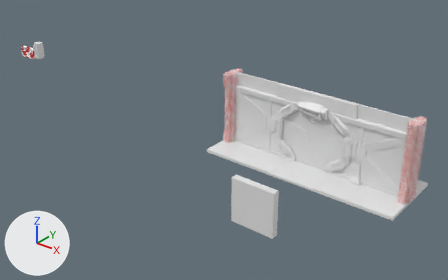
An edit to the Blender file ScifiDoorStart_AddedMainDoorFrame_TopDoorFramePiece.blend, drawn before and after from the same camera.
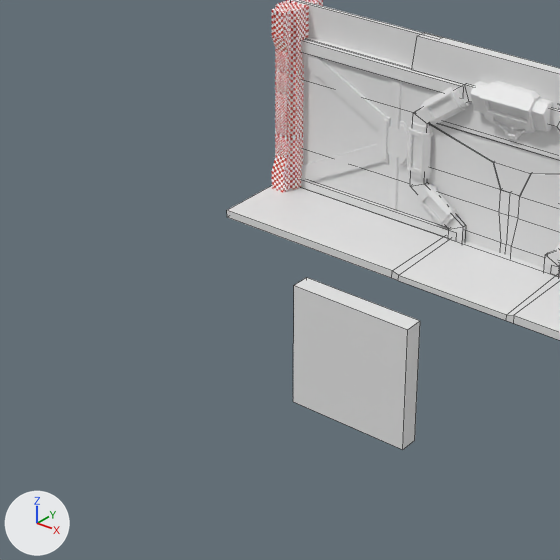
Old and new are each drawn whole from a 50 mm camera at (11.95, -21.04, 12.83) aimed at (-5.02, 0.17, -0.32) and again close up on the part from 27% to 74% of the width and 25% to 100% of the height. Arrows for +X, +Y and +Z are at lower left; the lights stay in place. The close-ups show mesh edges as thin lines.
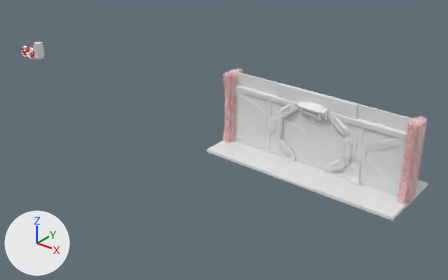
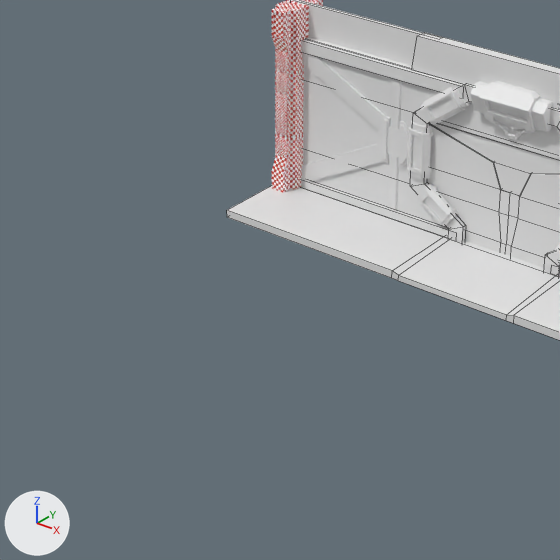
Pixel boxes [x1, y1, x2, y2] of what changed, in the close-ups (560 x 560 px):
'Cube.009', reshaped (not visible afterwards)
    before: [293, 277, 420, 450]

Edits to the bpy script that builds the scene:
```text
Change me_cube_011:
    where me_cube_011.from_pydata(...)  # 8 vertices, 6 faces; spans x -1.0..1.0, y -1.0..1.0, z -1.0..1.0
    used by ob_cube_009; location = (0.0, -4.23, 0.0); scale = (1.0, 0.152, 1.0)
    verts and faces of me_cube_011; kept vertices keep their numbers, new ones are numbered from 8
    before: 0 (-1.0, -1.0, -1.0) at pixel (293, 401), 1 (-1.0, -1.0, 1.0) at pixel (293, 285), 2 (-1.0, 1.0, -1.0), 3 (-1.0, 1.0, 1.0) at pixel (306, 277), 4 (1.0, -1.0, -1.0) at pixel (402, 449)
    before: 5 (1.0, -1.0, 1.0) at pixel (407, 329), 6 (1.0, 1.0, -1.0) at pixel (414, 440), 7 (1.0, 1.0, 1.0) at pixel (420, 320)
    me_cube_011 part 1
    add delete_vertices([*range(0, 8)])  # with the faces that use them
```
